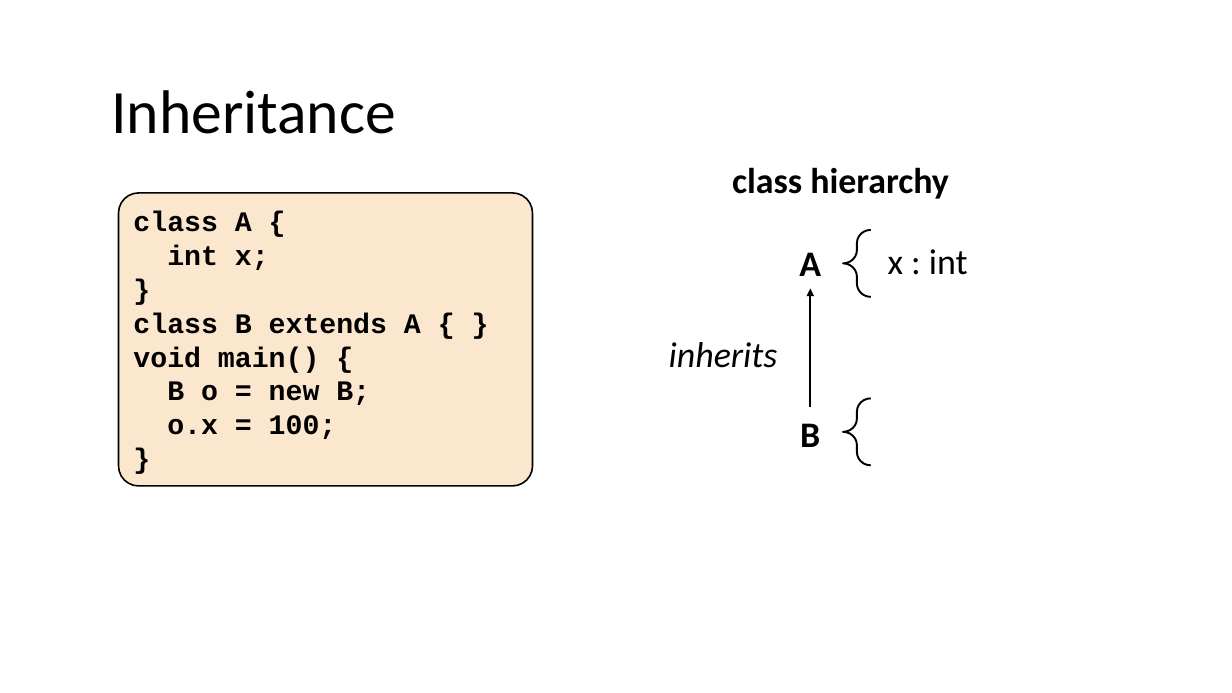
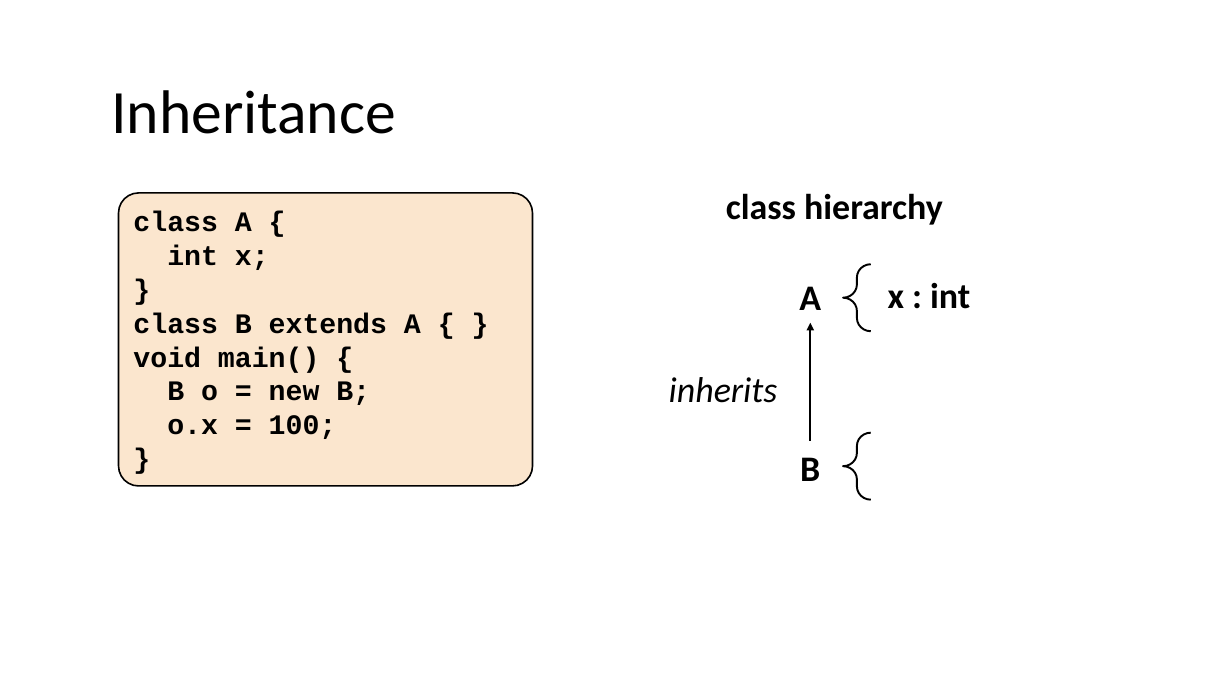
Before and after one commit to nivshani/compilation, a slide deck: slide 113 of slides/semantic.pptx (slide 112 before the commit). Drawn at 1232x693 pixels with LibreOffice and Linux fonts; fonts in the diff are those of the drawing. Boxes give left, top, right and bottom in pixels: in the first picture for what was removed or moved away, otherwise in the second. Text is boxed around its words. In the diff, an @@ line names an element or a change of style, - is before the commit and + after.

```diff
--- a/slides/semantic.pptx
+++ b/slides/semantic.pptx
@@ text "class hierarchy": place and size @@
-text "class hierarchy" at [732,167,949,199]
+text "class hierarchy" at [726,193,943,225]
@@ text "x : int" at [888,282,970,309]: bold on @@
@@ 4 texts, 2 left braces, 1 arrow: place and size @@
-4 texts, 2 left braces, 1 arrow at [669,230,968,466]
+4 texts, 2 left braces, 1 arrow at [669,264,970,500]
```
Also in this commit, not shown: 10 other slides changed, 1 slide added, 1 other file.
